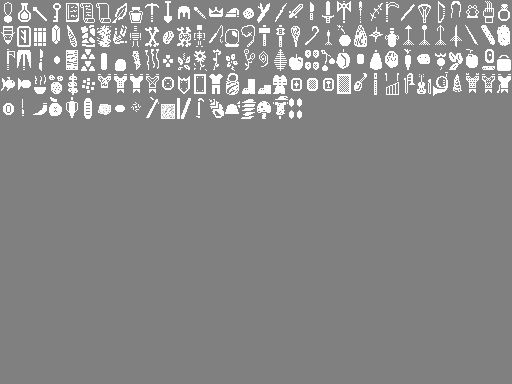
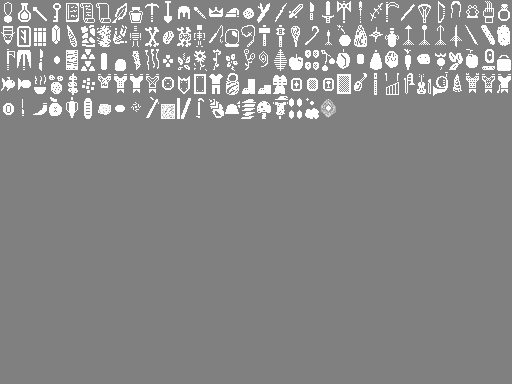
Revision of a layered w=512, h=384 image; what changed, layer by layer:
painted on "Background" over [305,98,336,119]
